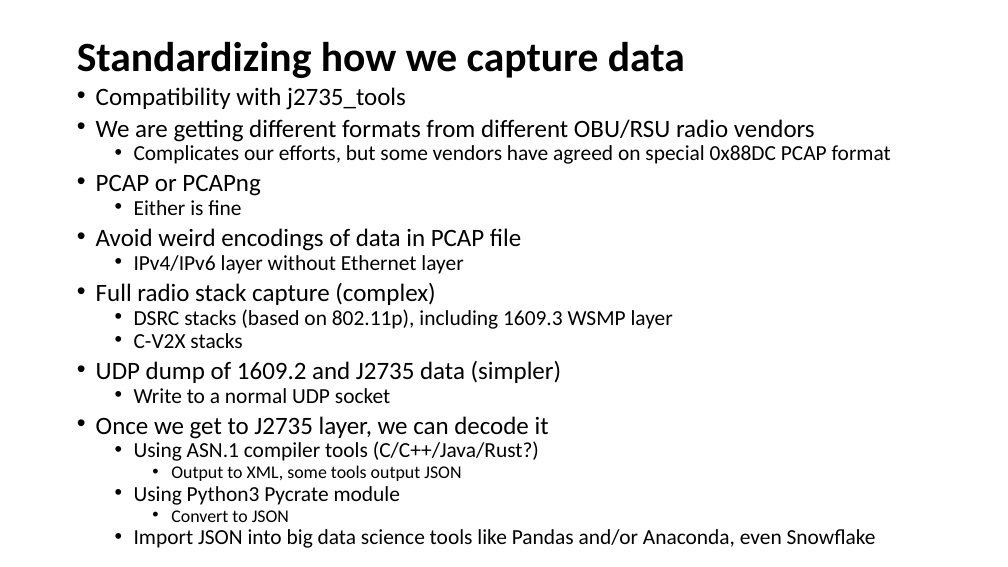
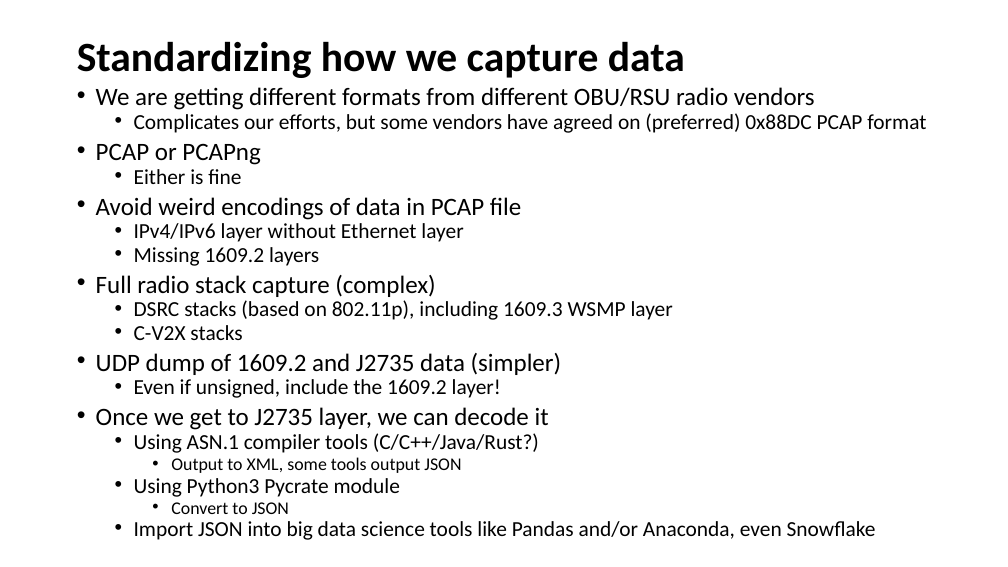
Before and after one commit to nprobert/j2735_tools, a slide deck: slide 7 of docs/NTCNA PCAP Decoder JSON Converter.pptx. Drawn at 1008x567 pixels with LibreOffice and Linux fonts; fonts in the diff are those of the drawing. Boxes give left, top, right and bottom in pixels: in the first picture for what was removed or moved away, otherwise in the second. Text is boxed around its words. In the diff, an @@ line names an element or a change of style, - is before the commit and + after.

```diff
--- a/docs/NTCNA PCAP Decoder JSON Converter.pptx
+++ b/docs/NTCNA PCAP Decoder JSON Converter.pptx
@@ text at (x1=96, y1=87, x2=406, y2=110): paragraph removed @@
-• Compatibility with j2735_tools
@@ text at (x1=134, y1=113, x2=926, y2=133): text changed @@
-  • Complicates our efforts, but some vendors have agreed on special 0x88DC PCAP format
+  • Complicates our efforts, but some vendors have agreed on (preferred) 0x88DC PCAP format
@@ text at (x1=134, y1=247, x2=319, y2=266): paragraph added @@
+  • Missing 1609.2 layers
@@ text at (x1=134, y1=379, x2=501, y2=398): text changed @@
-  • Write to a normal UDP socket
+  • Even if unsigned, include the 1609.2 layer!
```
Also in this commit, not shown: 8 other slides changed, 2 slides added, 2 slides removed.
